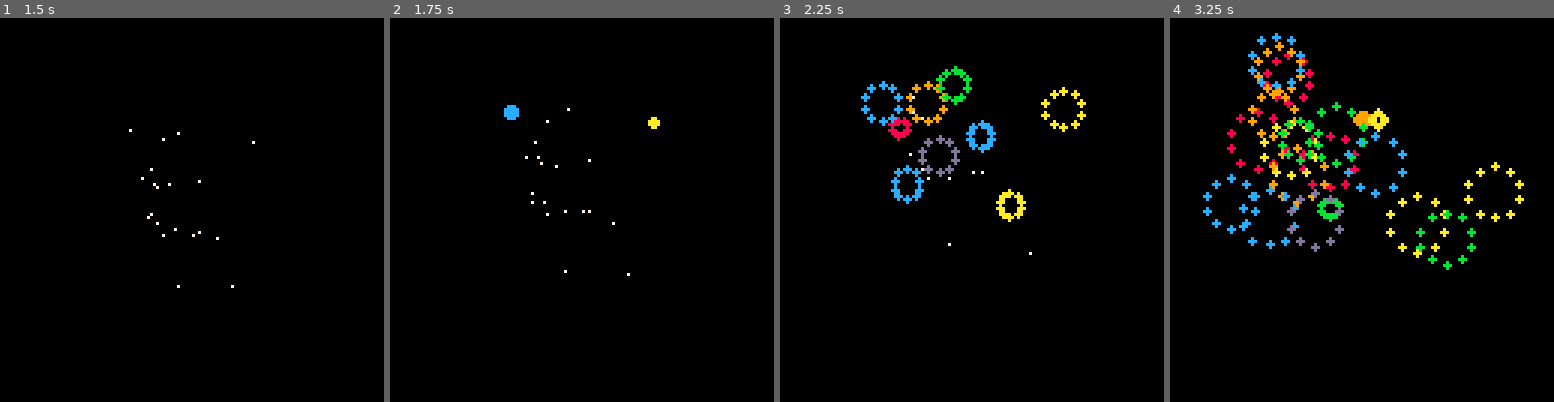
Above: before the commit, frames 1-4 (left to right).
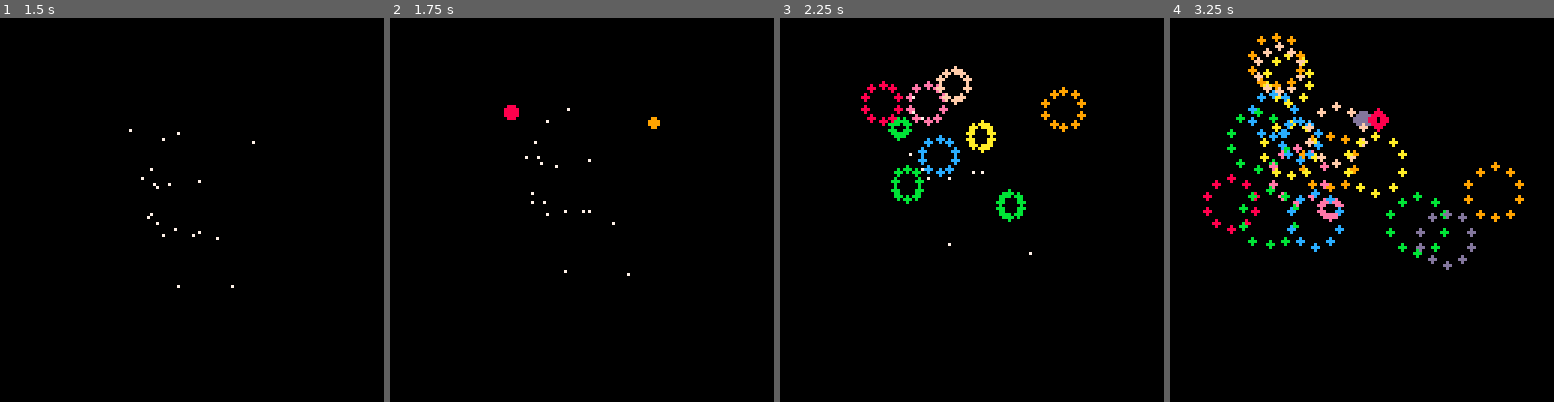
Above: after the commit, the same moments.

Repository: jesstelford/pico8-tootcart-fireworks
Game: PICO-8 cartridge main.p8
Same seed, same stepped clock (60 frames per second), same inputs: the game is played once before the commit and once after it.
Inputs:
- Up to frame 1 (1.5 s): no input
- Up to frame 2 (1.75 s): no input
- Up to frame 3 (2.25 s): no input
- Up to frame 4 (3.25 s): no input

Frame 1 is identical in both runs. In frame 2, 0.2% of the frame differs, in the area x 29-71%, y 22-29%; in frame 3, 2.6%; in frame 4, 5.0%, in the area x 8-93%, y 3-66%.

Commit message:
Optimise a couple of characters

Diff:
--- a/main.p8
+++ b/main.p8
@@ -4,10 +4,10 @@
 --fireworks tootcart
 --by jess telford
 -- annotated version:
+r=rnd
 ::_::
 cls()
 srand()
-r=rnd
 for i = 1, 20 do
   -- a number from 8-16, used to slow down the fireworks & size the explosion
   m = 8 + 8 * r()
@@ -17,7 +17,7 @@
   -- x position, based on frequency, then scaled out
   x = 64 + q * 256 * (r() - .5)
   -- amplitude ensures it reaches top 2/3rds of screen
-  y = 128 - sin(q) * -64 * (r() + .8)
+  y = 128 + sin(q) * 64 * (r() + .8)
   -- we have two stages:
   -- 0: the firework is launching, for the upward curve of sin() (ie; 0 - 0.2)
   -- 1: the explosion, only on the downward curve of sin() (ie; 0.2 - 0.7)
@@ -49,7 +49,7 @@
       -- a longer version might be: q<.4 and 1 or 0
       s*flr(sin(q-.9)),
       -- pick from the bright colors to start, then later change to dark blue
-      q>.45 and 1 or 8+(i/4)%8
+      q>.45 and 1 or 8+i%8
     )
   end
 end
